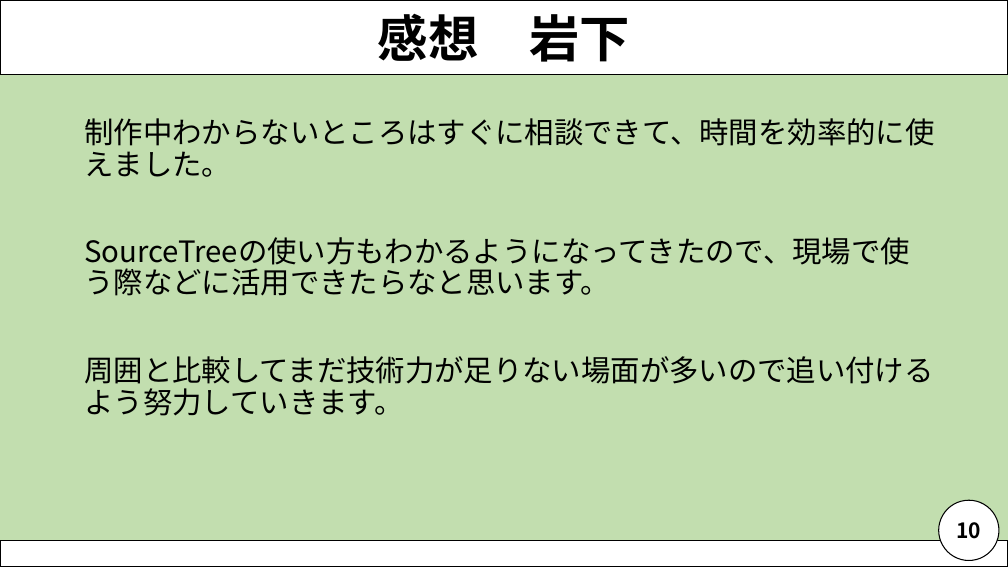
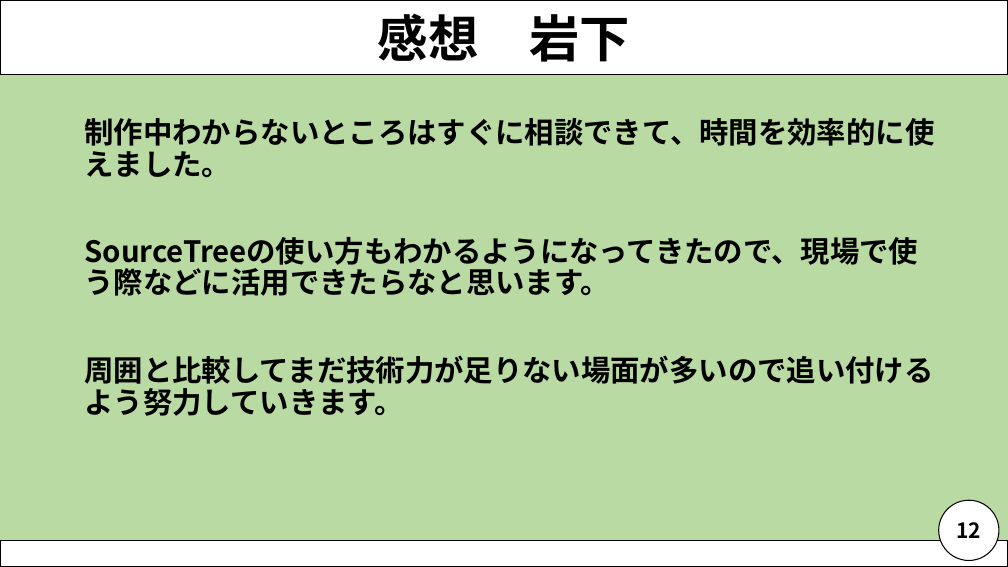
Before and after one commit to NagaoMasaki/NervousBreakdown, a slide deck: slide 13 of 資料/神経衰弱発表資料_200716.pptx (slide 11 before the commit). Drawn at 1008x567 pixels with LibreOffice and Linux fonts; fonts in the diff are those of the drawing. Boxes give left, top, right and bottom in pixels: in the first picture for what was removed or moved away, otherwise in the second. Text is boxed around its words. In the diff, an @@ line names an element or a change of style, - is before the commit and + after.

```diff
--- a/資料/神経衰弱発表資料_200716.pptx
+++ b/資料/神経衰弱発表資料_200716.pptx
@@ background #A9D18E at 70% opacity to #A9D18E at 80% opacity @@
@@ text "制作中わからないところはすぐに相談できて、時間を効率的に使えました。" at (x1=85, y1=118, x2=935, y2=416): bold on @@
@@ text in ellipse at (x1=956, y1=522, x2=981, y2=538): text changed @@
-10
+12
```
Also in this commit, not shown: 10 other slides changed, 2 slides added.
